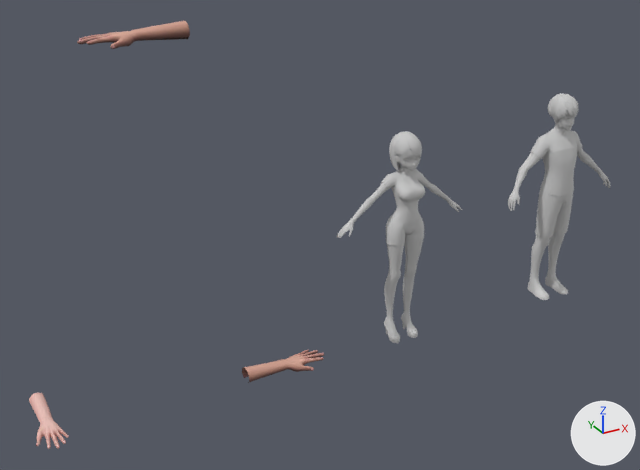
Two versions of the FBX model Assets/Resources/Hand/boyhand/boyhand.FBX, one commit apart.
Camera for both pictures: a camera (50 mm lens) standing at (-2.61, -5.08, 3.54) and looking at (0.24, 0.09, 0.96). The lights are fixed; the arrows at lower right show +X, +Y and +Z. Where no turn or scale is listed for an object, it has been applied to the vertices.

Names of what the first picture shows: 'Boy_Hand', 'Boy_Hand002', 'Girl_Hand', 'objdefault03', 'objdefault04', 'objdefault05', 'objdefault06', 'objdefault07', 'objdefault10', 'objdefault12', 'objdefault13', 'objdefault15', 'objdefault16', 'objdefault17', 'objdefault20'.
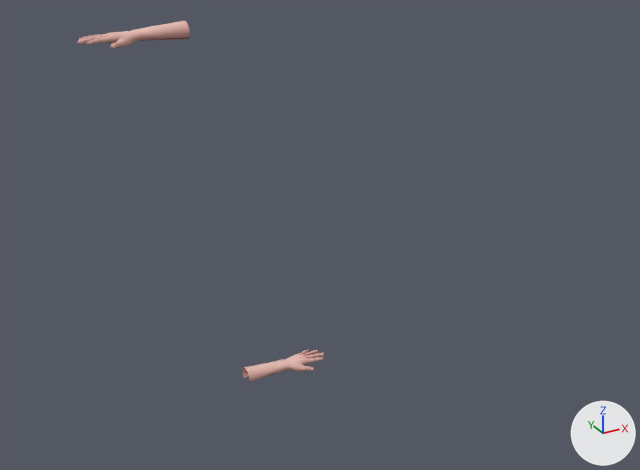
Pixel boxes (x1, y1, x2, y2) of what changed, in the pictures (640 x 470 px):
'objdefault20', deleted
    before: (514, 123, 601, 196)
'objdefault04', deleted
    before: (384, 215, 424, 316)
'objdefault13', deleted
    before: (530, 188, 573, 279)
'objdefault10', deleted
    before: (352, 164, 449, 223)
'Boy_Hand002', surface changed (beige to pink)
    both: (77, 21, 190, 49)
'Boy_Hand', surface changed (beige to pink)
    both: (242, 350, 324, 383)
'Girl_Hand', deleted (pink)
    before: (29, 393, 69, 449)
'objdefault06', deleted
    before: (389, 131, 422, 171)
'objdefault16', deleted
    before: (548, 93, 579, 123)
'objdefault12', deleted
    before: (528, 272, 568, 300)
'objdefault03', deleted
    before: (384, 310, 418, 343)
'objdefault15', deleted
    before: (508, 170, 610, 211)
'objdefault05', deleted
    before: (337, 198, 462, 238)
'objdefault07', deleted
    before: (395, 150, 419, 171)
'objdefault17', deleted
    before: (554, 116, 575, 131)

What changed in the scene script:
```text
Change mat_material__105:
    mat_material__105.texture: img_boy_hand_tga -> img_girl_hand_tga
Remove ob_objdefault13:
    ob_objdefault13 = bpy.data.objects.new('objdefault13', me_mesh_011)
    ob_objdefault13.location = (2.436, 0.0, 0.0)
Remove ob_objdefault06:
    ob_objdefault06 = bpy.data.objects.new('objdefault06', me_mesh_004)
    ob_objdefault06.location = (0.898, 0.0, 0.0)
Remove ob_objdefault10:
    ob_objdefault10 = bpy.data.objects.new('objdefault10', me_mesh_008)
    ob_objdefault10.location = (0.898, 0.0, 0.0)
Remove ob_objdefault05:
    ob_objdefault05 = bpy.data.objects.new('objdefault05', me_mesh_003)
    ob_objdefault05.location = (0.898, 0.0, 0.0)
Remove ob_objdefault17:
    ob_objdefault17 = bpy.data.objects.new('objdefault17', me_mesh_015)
    ob_objdefault17.location = (2.436, 0.0, 0.0)
Remove ob_objdefault20:
    ob_objdefault20 = bpy.data.objects.new('objdefault20', me_mesh_018)
    ob_objdefault20.location = (2.436, 0.0, 0.0)
Remove ob_objdefault15:
    ob_objdefault15 = bpy.data.objects.new('objdefault15', me_mesh_013)
    ob_objdefault15.location = (2.436, 0.0, 0.0)
Remove ob_objdefault04:
    ob_objdefault04 = bpy.data.objects.new('objdefault04', me_mesh_002)
    ob_objdefault04.location = (0.898, 0.0, 0.0)
Remove ob_objdefault03:
    ob_objdefault03 = bpy.data.objects.new('objdefault03', me_mesh_001)
    ob_objdefault03.location = (0.898, 0.0, 0.0)
Remove ob_girl_hand:
    ob_girl_hand = bpy.data.objects.new('Girl_Hand', me_mesh_019)
    ob_girl_hand.location = (-1.815, 0.0, 0.0)
Remove ob_objdefault16:
    ob_objdefault16 = bpy.data.objects.new('objdefault16', me_mesh_014)
    ob_objdefault16.location = (2.436, 0.0, 0.0)
Remove ob_objdefault07:
    ob_objdefault07 = bpy.data.objects.new('objdefault07', me_mesh_005)
    ob_objdefault07.location = (0.898, 0.0, 0.0)
Remove ob_objdefault12:
    ob_objdefault12 = bpy.data.objects.new('objdefault12', me_mesh_010)
    ob_objdefault12.location = (2.436, 0.0, 0.0)
```
